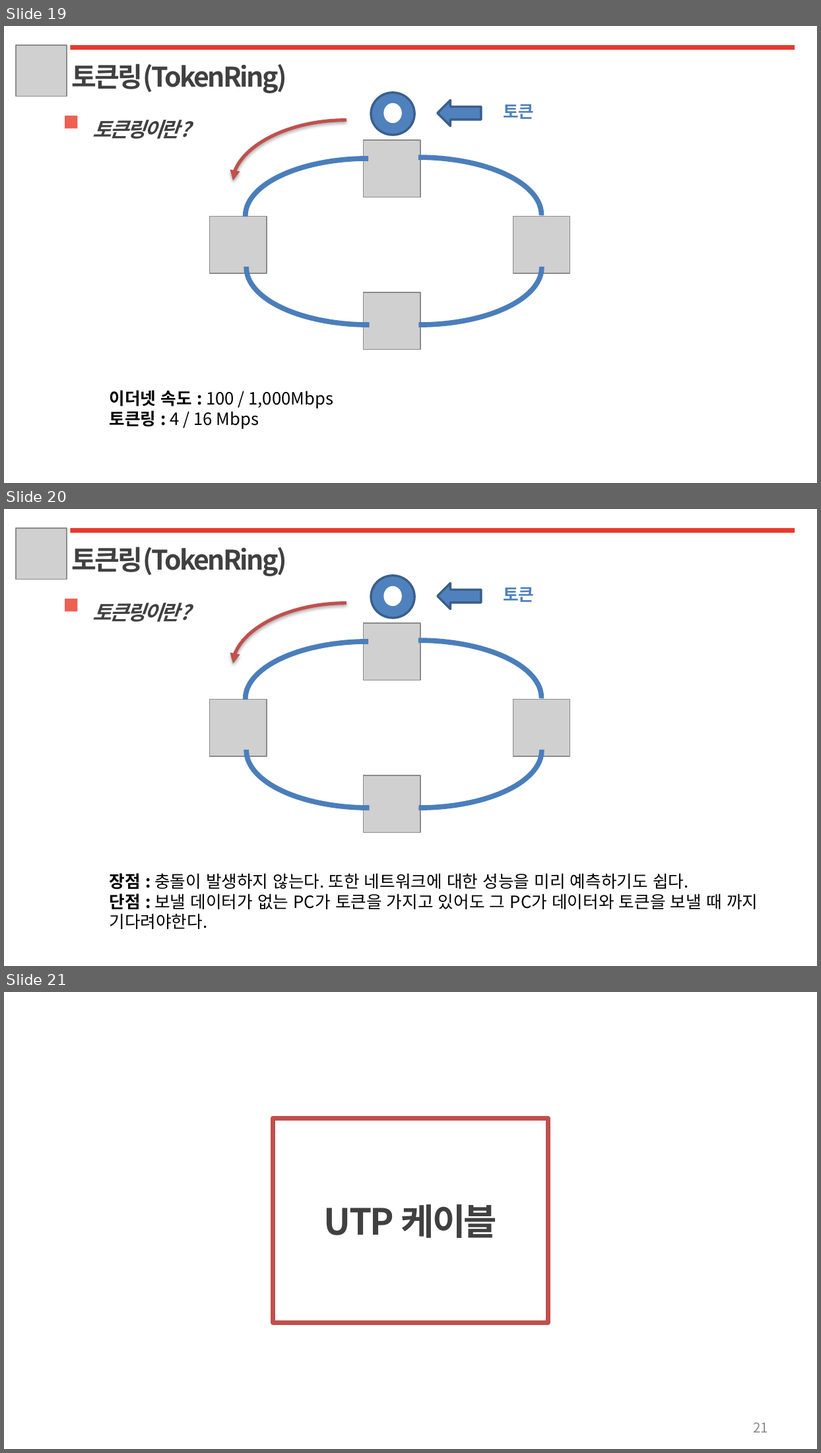
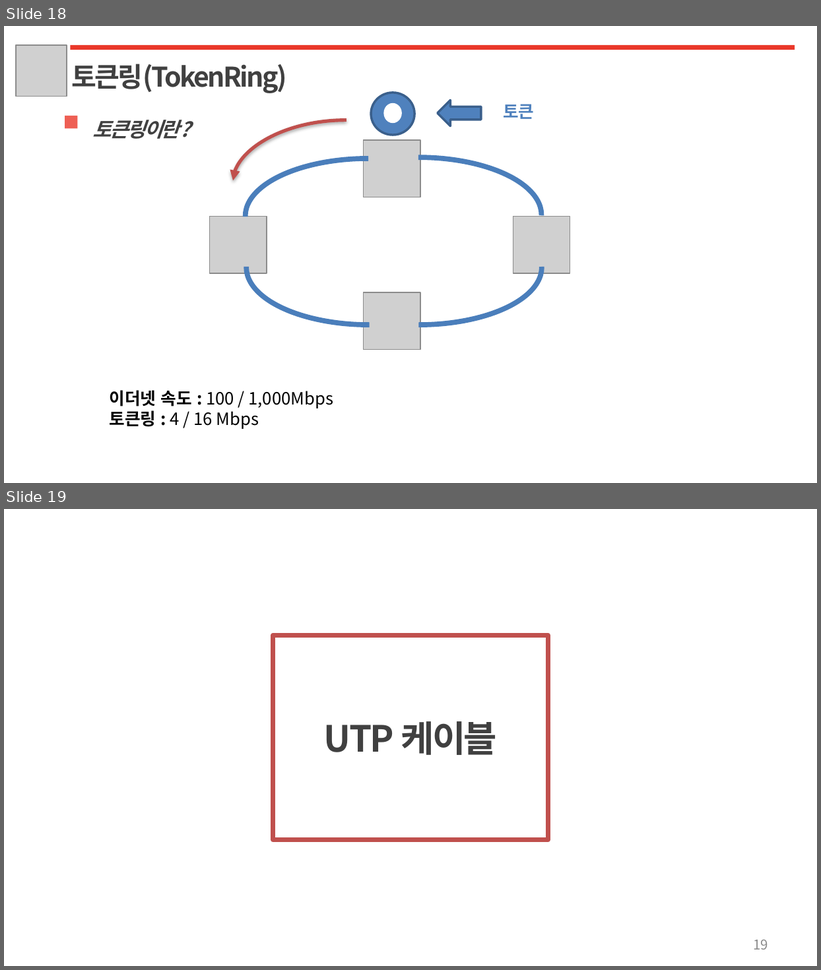
Before and after one commit to LeeSM0518/TIL, a slide deck: Network/Network_1week.pptx. Shown one above the other, each under a label of ours: slides 19, 20 and 21 before the commit, slides 18 and 19 after it. The pictures are 821x1453 and 821x970 pixels, drawn with LibreOffice and Linux fonts; fonts in the diff are those of the drawing; grey boxes stand for pictures. Boxes give left, top, right and bottom in pixels: in the first picture for what was removed or moved away, otherwise in the second. Text is boxed around its words. In the diff, an @@ line names an element or a change of style, - is before the commit and + after.

```diff
--- a/Network/Network_1week.pptx
+++ b/Network/Network_1week.pptx
@@ slide 20 removed at <box>4,509,817,966</box>, background #FFFFFF @@
@@ picture removed at <box>16,529,67,580</box> @@
@@ rectangle removed at <box>70,529,795,533</box> @@
@@ text removed at <box>71,547,287,576</box> @@
-토큰링(TokenRing)
@@ ellipse removed at <box>371,576,415,618</box> @@
@@ ellipse removed at <box>385,587,401,605</box> @@
@@ left arrow removed at <box>438,583,481,609</box> @@
@@ text removed at <box>503,587,534,602</box> @@
-토큰
@@ rectangle removed at <box>65,599,78,611</box> @@
@@ text removed at <box>93,603,190,622</box> @@
-토큰링이란?
@@ curved arrow removed from (347, 603) to (233, 663) @@
@@ picture removed at <box>364,624,420,681</box> @@
@@ arc (boxed as its full ellipse) removed at <box>246,642,492,757</box> @@
@@ arc (boxed as its full ellipse) removed at <box>295,641,541,755</box> @@
@@ picture removed at <box>210,699,267,757</box> @@
@@ arc (boxed as its full ellipse) removed at <box>246,692,492,807</box> @@
@@ arc (boxed as its full ellipse) removed at <box>296,692,543,807</box> @@
@@ picture removed at <box>513,699,570,757</box> @@
@@ picture removed at <box>364,776,420,832</box> @@
@@ text removed at <box>110,873,758,929</box> @@
-장점 : 충돌이 발생하지 않는다. 또한 네트워크에 대한 성능을 미리 예측하기도 쉽다.
-단점 : 보낼 데이터가 없는 PC가 토큰을 가지고 있어도 그 PC가 데이터와 토큰을 보낼 때 까지 기다려야한다.
@@ what was slide 19 is now slide 18 @@
@@ what was slide 21 is now slide 19 @@
@@ page number at <box>753,940,768,950</box>: text changed @@
-21
+19
```
Also in this commit, not shown: 31 slides added, 1 other slide removed, 4 other files.
